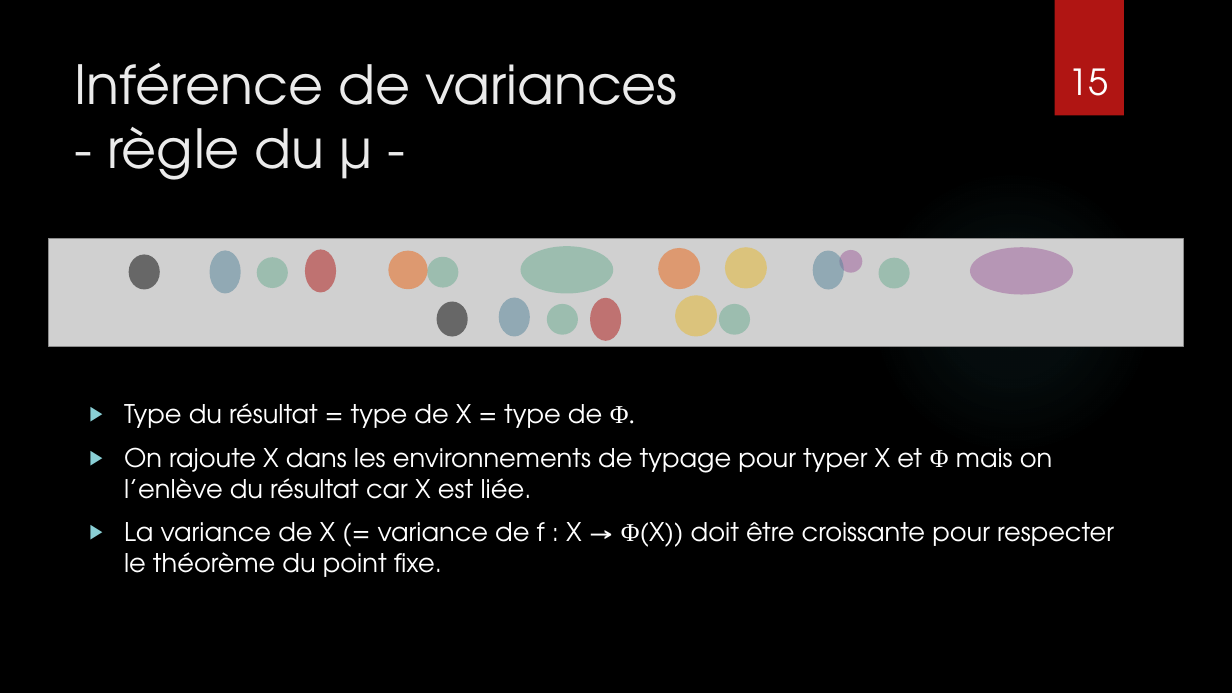
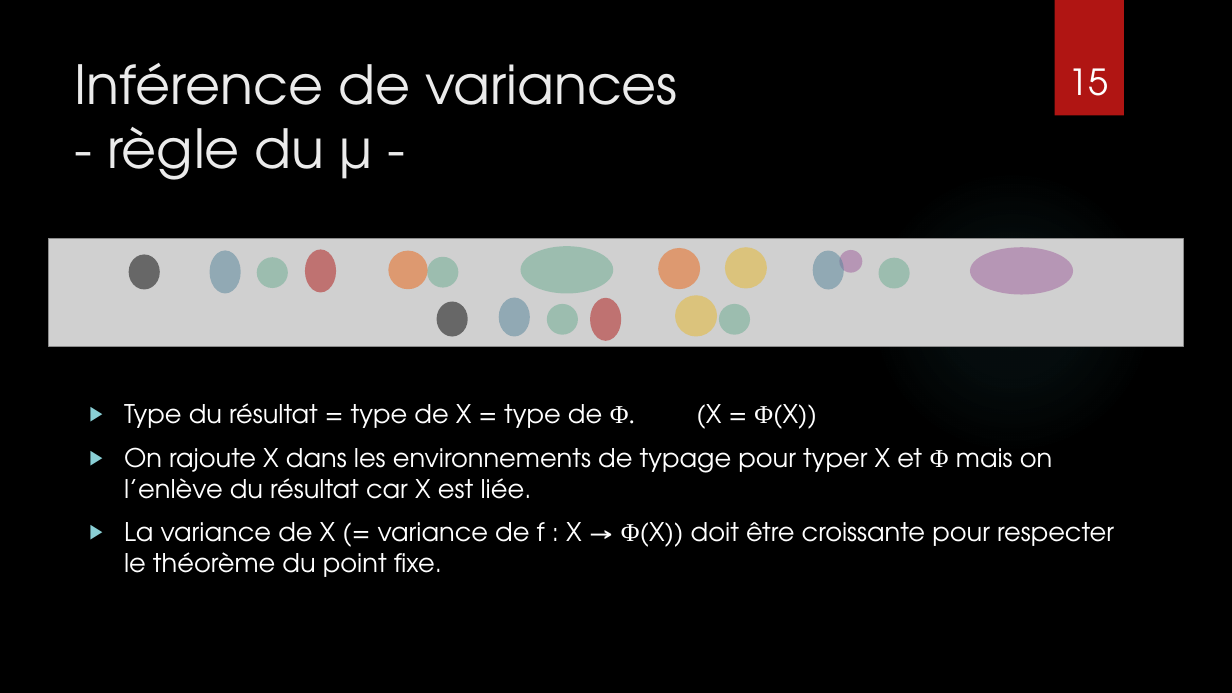
Before and after one commit to CamilleBonnin/TER-S3-Typing-the-higher-order-polyadic-mu-calculus, a slide deck: slide 15 of Presentation/TER_M2_presentation.pptx. Drawn at 1232x693 pixels with LibreOffice and Linux fonts; fonts in the diff are those of the drawing; grey boxes stand for pictures; background and template pictures are left out. Boxes give left, top, right and bottom in pixels: in the first picture for what was removed or moved away, otherwise in the second. Text is boxed around its words. In the diff, an @@ line names an element or a change of style, - is before the commit and + after.

```diff
--- a/Presentation/TER_M2_presentation.pptx
+++ b/Presentation/TER_M2_presentation.pptx
@@ text at box(124, 403, 817, 429): text changed @@
-▶ Type du résultat = type de X = type de Φ.
+▶ Type du résultat = type de X = type de Φ. (X = Φ(X))
```
Also in this commit, not shown: 3 other slides changed, 1 other file.
